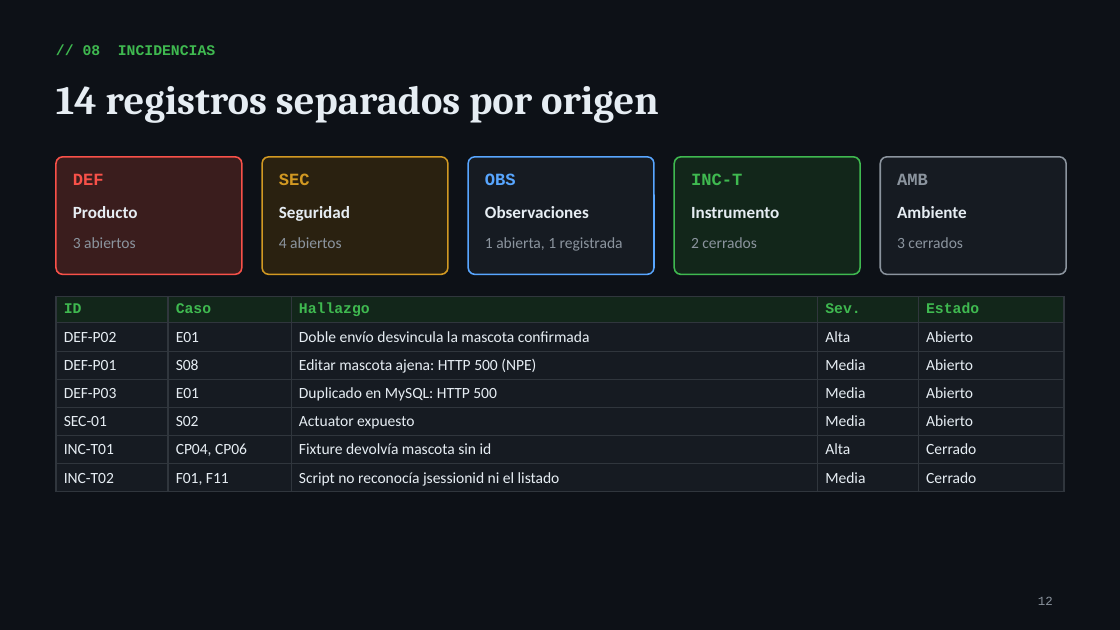
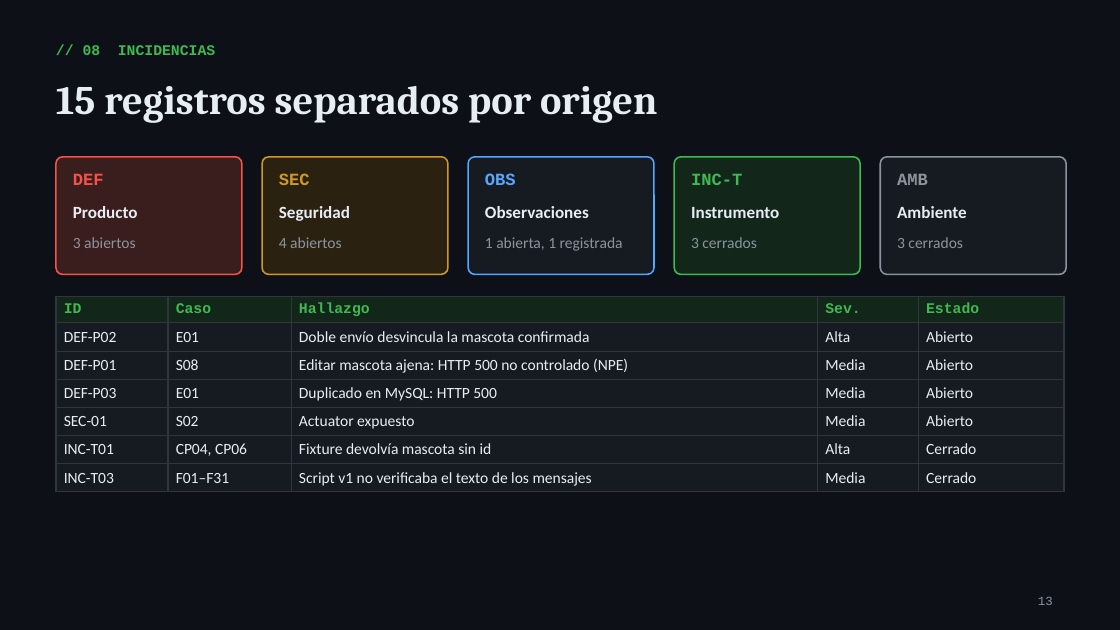
Before and after one commit to Mooneer17/spring-petclinic-apf2, a slide deck: slide 13 of presentacion/10Grupo_Segundo_Avance.pptx (slide 12 before the commit). Drawn at 1120x630 pixels with LibreOffice and Linux fonts; fonts in the diff are those of the drawing. Boxes give left, top, right and bottom in pixels: in the first picture for what was removed or moved away, otherwise in the second. Text is boxed around its words. In the diff, an @@ line names an element or a change of style, - is before the commit and + after.

Commit message:
Revisión APF2: S08, métricas, documentación de casos, E01, carga y seguridad
- S08 reclasificado de aprobado a fallido (documental, sin nueva ejecución);
  totales 51 / 44 aprobados / 6 fallidos / 1 observación, 88,0 %.
- Corrida 3 de F01-F31 con script v2 (verifica mensajes y persistencia).
- Casos con objetivo, precondiciones, técnica de diseño y pasos.
- E01 como prueba adicional de concurrencia; carga básica local; seguridad
  básica por categorías con impacto, severidad y recomendación.
- Informe, presentación, matriz, guía, pendientes y CAMBIOS_REVISION.txt.

```diff
--- a/presentacion/10Grupo_Segundo_Avance.pptx
+++ b/presentacion/10Grupo_Segundo_Avance.pptx
@@ text at <box>56,86,658,123</box>: text changed @@
-14 registros separados por origen
+15 registros separados por origen
@@ text at <box>691,237,757,248</box>: text changed @@
-2 cerrados
+3 cerrados
@@ table at <box>56,297,1064,490</box> @@
-row 3, column 3: Editar mascota ajena: HTTP 500 (NPE)
+row 3, column 3: Editar mascota ajena: HTTP 500 no controlado (NPE)
-row 7: INC-T02 | F01, F11 | Script no reconocía jsessionid ni el listado | Media | Cerrado
+row 7: INC-T03 | F01–F31 | Script v1 no verificaba el texto de los mensajes | Media | Cerrado
```
Also in this commit, not shown: 10 other slides changed, 2 slides added, 52 other files.
